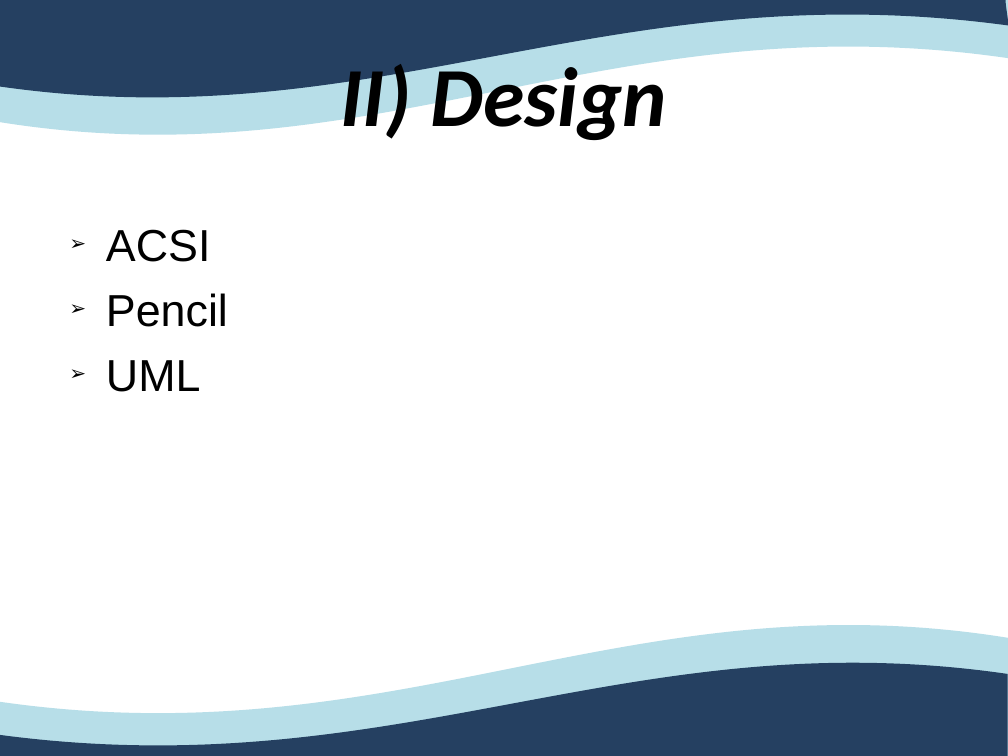
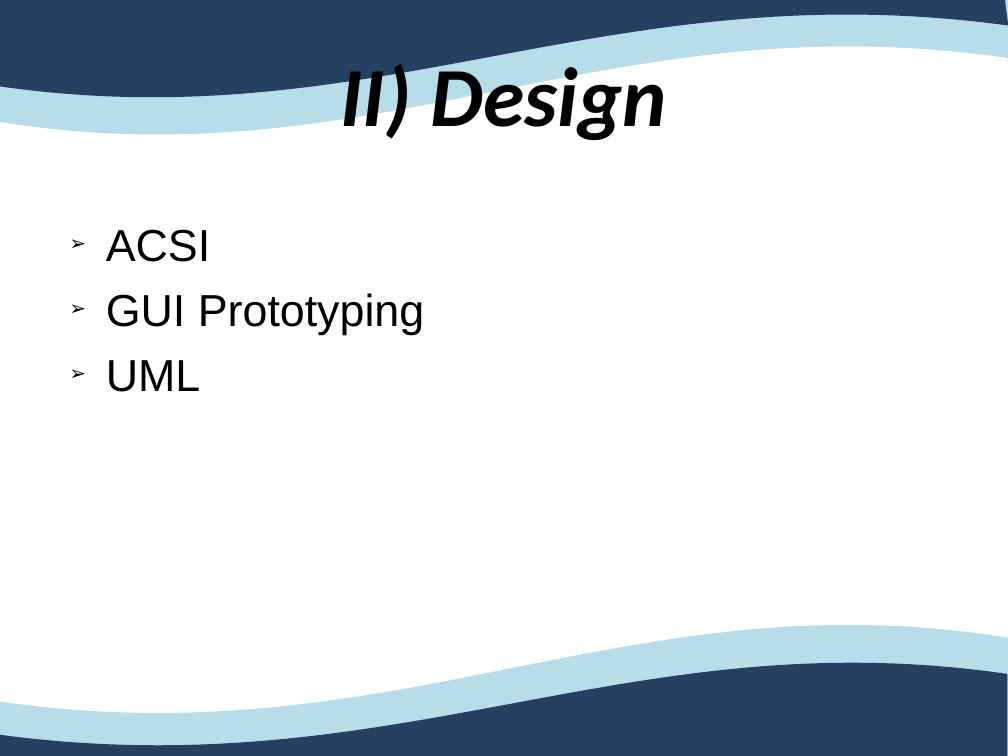
Before and after one commit to Ovan33/Immobilier, a slide deck: slide 10 of docs/Rapport/ProjetTuteureAnglais.ppt. Drawn at 1008x756 pixels with LibreOffice and Linux fonts; fonts in the diff are those of the drawing. Boxes give left, top, right and bottom in pixels: in the first picture for what was removed or moved away, otherwise in the second. Text is boxed around its words. In the diff, an @@ line names an element or a change of style, - is before the commit and + after.

```diff
--- a/docs/Rapport/ProjetTuteureAnglais.ppt
+++ b/docs/Rapport/ProjetTuteureAnglais.ppt
@@ text at (106,293,425,335): text changed @@
-➢ Pencil
+➢ GUI Prototyping
@@ outline redrawn in 3 elements at (0,0,1008,98), (0,662,1007,756), (0,625,1008,756) @@
```
Also in this commit, not shown: 25 other slides changed.
